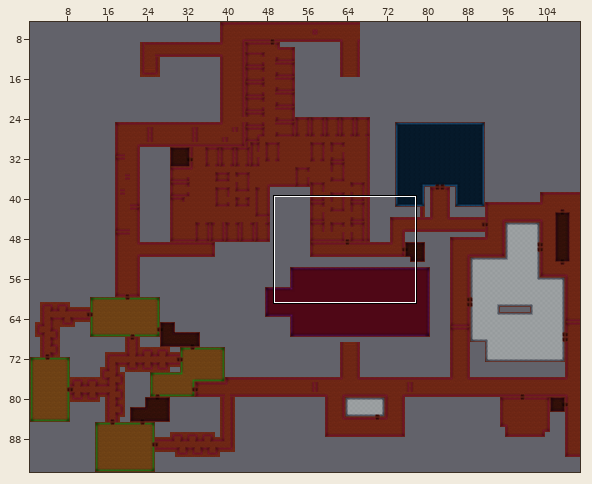
Tiled map -- Assets/Tiled/3F-M.tmx. Above: a wide view before the commit, with the close-up outlined.
Close-up. As it was:
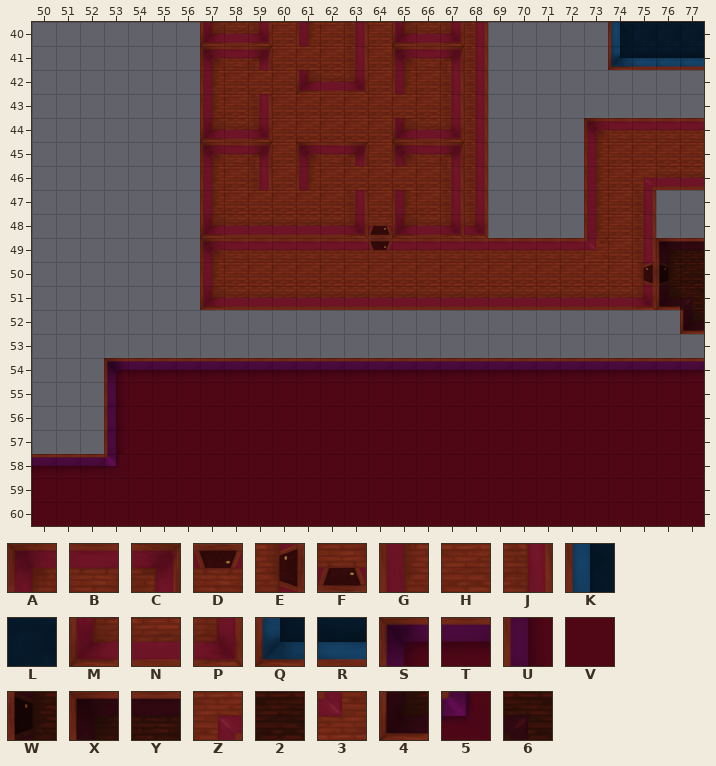
Cells are 128x128 px. Shown: x 50..77, y 40..60. The commit also changed other parts of the map, which this record leaves out.
Key: from "Tileset1": A 0 "HallInNW", B 1 "HallN", C 2 "HallInNE", D 7 "HallDoorN", E 8 "HallDoorE", F 9 "HallDoorS", G 20 "HallW", H 21 "HallFloor", J 22 "HallE", K 23 "Bed1W", L 24 "Bed1Floor", M 40 "HallInSW", N 41 "HallS", P 42 "HallInSE", Q 43 "Bed1InSW", R 44 "Bed1S", S 63 "Bed2InNW", T 64 "Bed2N", U 83 "Bed2W", V 84 "Bed2Floor", W 106 "StorageDoorW", X 123 "StorageInNW", Y 124 "StorageN", Z 126 "HallOutSE", 2 144 "StorageFloor", 3 147 "HallOutNW", 4 163 "StorageInSW", 5 189 "Bed2OutNW", 6 209 "StorageOutSW".
_ is an empty cell.
Objects are placed by their top-left corner, in cells (3,4 is the top-left corner of cell 3,4); size is 1x1 cell unless given.
Layer "Tile Layer 1" before, first column x 50:
40 _______MNPHGHJHMNPJ_____KLLL
41 _______ABCHHHJHABCJ_____QRRR
42 _______GHHHMNPHGHJJ_________
43 _______GHJHHHHHHHJJ_________
44 _______MNPHHHHHMNPJ____ABBBB
45 _______ABCHABCHABCJ____GHHHH
46 _______GHJHGHHHHHJJ____GHZNN
47 _______GHHHHHJHGHJJ____GHJ__
48 _______MNNNNNPFMNPP____GHJ__
49 _______ABBBBBBDBBBBBBBB3HJXY
50 _______GHHHHHHHHHHHHHHHHHEW2
51 _______MNNNNNNNNNNNNNNNNNP46
52 ___________________________4
53 ____________________________
54 ___STTTTTTTTTTTTTTTTTTTTTTTT
55 ___UVVVVVVVVVVVVVVVVVVVVVVVV
56 ___UVVVVVVVVVVVVVVVVVVVVVVVV
57 ___UVVVVVVVVVVVVVVVVVVVVVVVV
58 TTT5VVVVVVVVVVVVVVVVVVVVVVVV
59 VVVVVVVVVVVVVVVVVVVVVVVVVVVV
60 VVVVVVVVVVVVVVVVVVVVVVVVVVVV
New version:
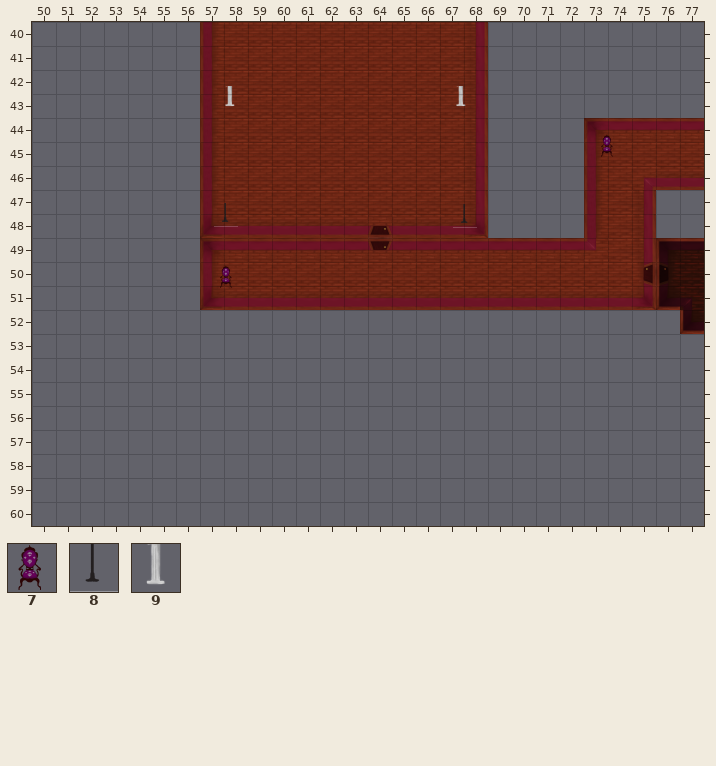
Further tiles: from "Obj_Tileset": 7 0, 8 21, 9 40.
Edits made:
Layer "Tile Layer 1":
y 40: x 57..59 MNP -> GHH; x 61 G -> H; x 63 J -> H; x 65..67 MNP -> HHH; x 74..77 KLLL -> ____
y 41: x 57..59 ABC -> GHH; x 63 J -> H; x 65..67 ABC -> HHH; x 74..77 QRRR -> ____
y 42: x 61..63 MNP -> HHH; x 65 G -> H; x 67 J -> H
y 43: x 59 J -> H; x 67 J -> H
y 44: x 57..59 MNP -> GHH; x 65..67 MNP -> HHH
y 45: x 57..59 ABC -> GHH; x 61..63 ABC -> HHH; x 65..67 ABC -> HHH
y 46: x 59 J -> H; x 61 G -> H; x 67 J -> H
y 47: x 63 J -> H; x 65 G -> H; x 67 J -> H
y 48: x 63 P -> N; x 65 M -> N; x 67 P -> N
y 54: x 53..77 STTTTTTTTTTTTTTTTTTTTTTTT -> _________________________
y 55..57: x 53..77 UVVVVVVVVVVVVVVVVVVVVVVVV -> _________________________
y 58: x 50..77 TTT5VVVVVVVVVVVVVVVVVVVVVVVV -> ____________________________
y 59..60: x 50..77 VVVVVVVVVVVVVVVVVVVVVVVVVVVV -> ____________________________
Layer "Lamps" (added):
added: 8 "Lamp" at 57.6,47.5
added: 8 "Lamp" at 67.5,47.6
Layer "Chairs" (added):
added: 9 "Chair" at 57.8,42.7
added: 9 "Chair" at 67.4,42.7
added: 7 "Chair" at 73.5,44.7
added: 7 "Chair" at 57.6,50.1
